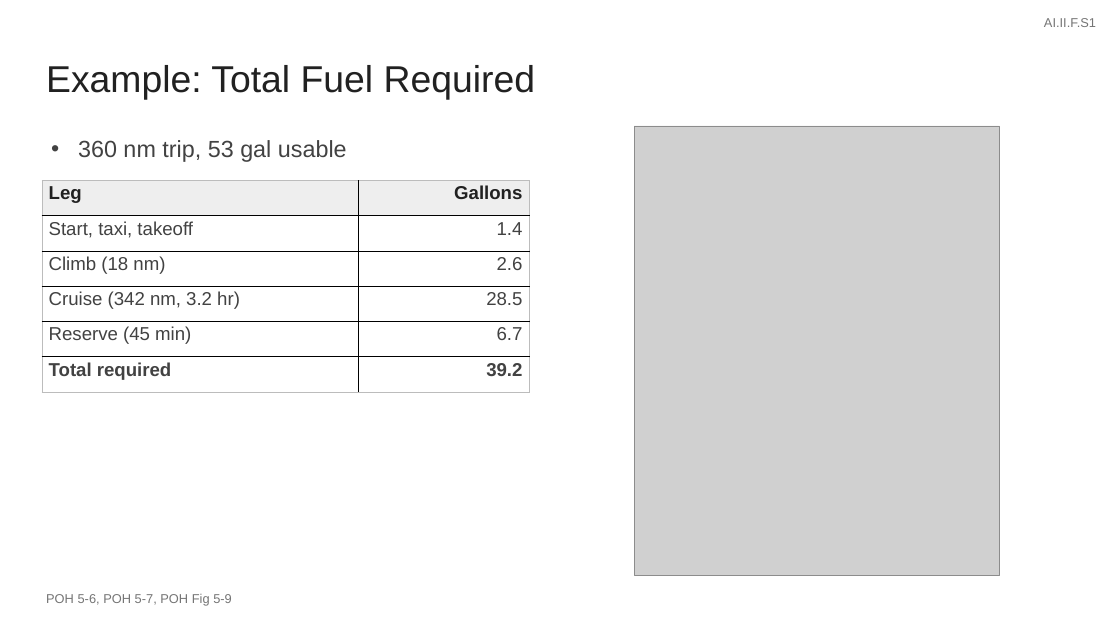
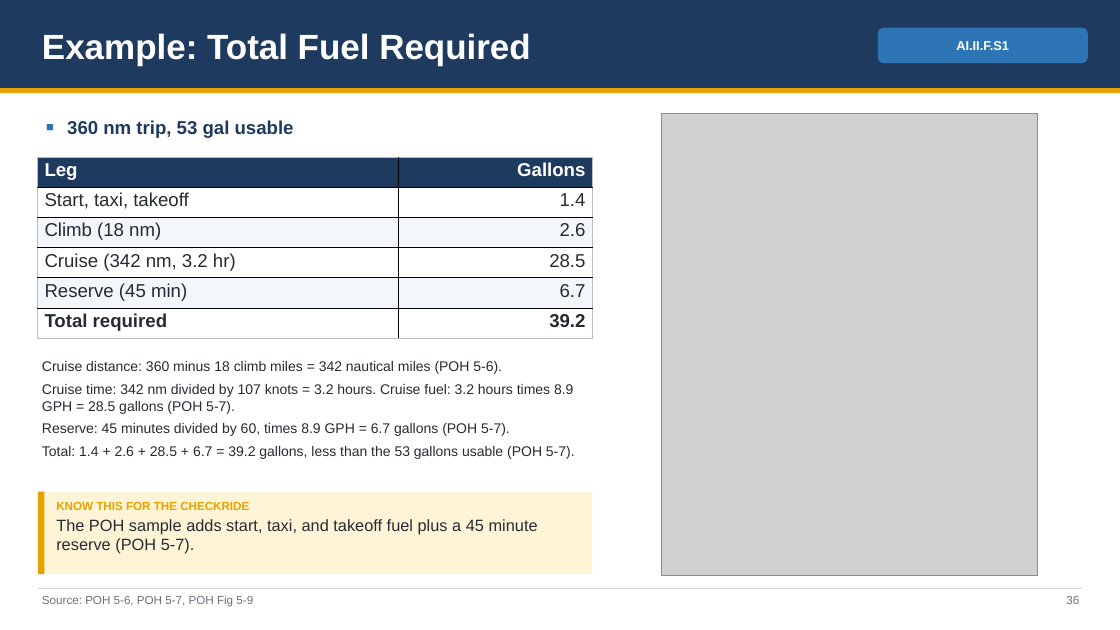
Before and after one commit to greenleeezekial1-glitch/Claude, a slide deck: slide 36 of Area II - Technical Subject Areas/II.F Performance and Limitations - Slides.pptx (slide 31 before the commit). Drawn at 1120x630 pixels with LibreOffice and Linux fonts; fonts in the diff are those of the drawing; grey boxes stand for pictures. Boxes give left, top, right and bottom in pixels: in the first picture for what was removed or moved away, otherwise in the second. Text is boxed around its words. In the diff, an @@ line names an element or a change of style, - is before the commit and + after.

```diff
--- a/Area II - Technical Subject Areas/II.F Performance and Limitations - Slides.pptx
+++ b/Area II - Technical Subject Areas/II.F Performance and Limitations - Slides.pptx
@@ rectangle added at [0, 0, 1120, 88], fill #1F3A5F @@
@@ text "Example: Total Fuel Required": place and size @@
-text "Example: Total Fuel Required" at [46, 65, 535, 100]
+text "Example: Total Fuel Required" at [42, 33, 531, 66]
@@ text "Example: Total Fuel Required" at [42, 33, 531, 66]: size 32 to 30 pt, text colour #212121 to #FFFFFF, bold on; less space between paragraphs @@
@@ rounded rectangle "AI.II.F.S1": place and size @@
-rounded rectangle "AI.II.F.S1" at [1044, 18, 1096, 27]
+rounded rectangle "AI.II.F.S1" at [878, 28, 1088, 63]
@@ rounded rectangle "AI.II.F.S1" at [878, 28, 1088, 63]: text colour #757575 to #FFFFFF, bold on; alignment right to centre; less space between paragraphs; vertical alignment top to middle; fill none to #2E75B6 @@
@@ rectangle added at [0, 88, 1120, 93], fill #E8A200 @@
@@ text "360 nm trip, 53 gal ...": place and size @@
-text "360 nm trip, 53 gal ..." at [78, 140, 347, 162]
+text "360 nm trip, 53 gal ..." at [67, 120, 294, 138]
@@ text "360 nm trip, 53 gal ..." at [67, 120, 294, 138]: size 20 to 16 pt, text colour #424242 to #1F3A5F, bold on; bullet • to ■; less space between paragraphs @@
@@ picture: place and size @@
-picture at [634, 126, 1000, 576]
+picture at [662, 113, 1038, 576]
@@ table at [38, 157, 592, 339] @@
@@ fill #EEEEEE to #1F3A5F in row 1 @@
@@ fill none to #FFFFFF in 6 cells @@
@@ fill none to #F3F6FA in 4 cells @@
@@ text colour #212121 to #FFFFFF in "Leg", "Gallons" @@
@@ text colour #424242 to #262B33 @@
@@ table: place and size @@
-table at [42, 181, 529, 392]
+table at [38, 157, 592, 339]
@@ text added at [42, 361, 575, 459], 12 pt, text #262B33 @@
+Cruise distance: 360 minus 18 climb miles = 342 nautical miles (POH 5-6).
+Cruise time: 342 nm divided by 107 knots = 3.2 hours. Cruise fuel: 3.2 hours times 8.9 GPH = 28.5 gallons (POH 5-7).
+Reserve: 45 minutes divided by 60, times 8.9 GPH = 6.7 gallons (POH 5-7).
+Total: 1.4 + 2.6 + 28.5 + 6.7 = 39.2 gallons, less than the 53 gallons usable (POH 5-7).
@@ rectangle added at [38, 492, 592, 574], fill #FFF4D6 @@
@@ rectangle added at [38, 492, 45, 574], fill #E8A200 @@
@@ text added at [56, 502, 538, 554], 14 pt, text #262B33 @@
+KNOW THIS FOR THE CHECKRIDE
+The POH sample adds start, taxi, and takeoff fuel plus a 45 minute reserve (POH 5-7).
@@ rectangle added at [38, 588, 1082, 589], fill #D0D5DD @@
@@ text at [42, 595, 253, 607]: text changed; size 11 to 10 pt; text colour #757575 to #6B7280 @@
-POH 5-6, POH 5-7, POH Fig 5-9
+Source: POH 5-6, POH 5-7, POH Fig 5-9
@@ text added at [1066, 596, 1079, 604], 10 pt, text #6B7280 @@
+36
```
Also in this commit, not shown: 41 other slides changed, 8 slides added, 12 other files.
